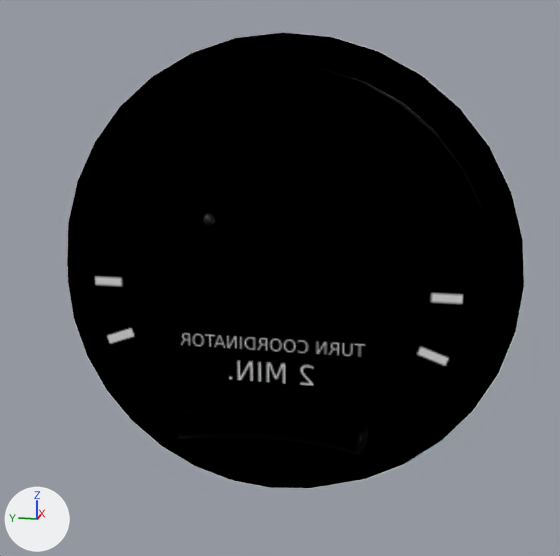
The Blender file Models/Interior/Panel/Instruments/tc/turn-coordinator.blend, before and after one commit.
Before and after are seen from a 50 mm camera at (-0.123, -0.0251, 0.0315) aimed at (-0.002, -0.001, 0.0012). The lights are fixed; the arrows at lower left show +X, +Y and +Z.

Before the edit, the objects in view are built like this:
```python
me_circle = bpy.data.meshes.new('Circle')
me_circle.from_pydata(...)  # 383 vertices, 298 faces; spans x -0.0151..0.0, y -0.04..0.04, z -0.04..0.04
me_circle.materials.append(mat_casematerial)  # black #000000
me_circle_001 = bpy.data.meshes.new('Circle.001')
me_circle_001.from_pydata(...)  # 80 vertices, 2 faces; spans x 0.0, y -0.035..0.035, z -0.035..0.035
me_circle_001.materials.append(mat_facematerial)  # picture img_turn_coordinator_face_png
ob_case = bpy.data.objects.new('Case', me_circle)
ob_case.location = (0.005, 0.0, 0.0)
ob_face = bpy.data.objects.new('Face', me_circle_001)
ob_face.location = (-0.005, 0.0, 0.0)
```
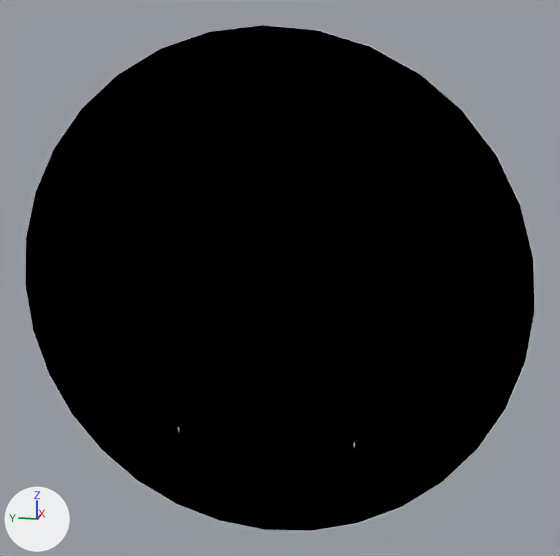
What the commit changed:
me_circle is used by ob_case; location (0.005, 0.0, 0.0).
me_circle had 383 vertices, 298 faces and spanned x -0.0151..0.0, y -0.04..0.04, z -0.04..0.04.
me_circle now has 128 vertices, 97 faces and spans x -0.015..0.0, y -0.04..0.04, z -0.04..0.04.
Part 1, on me_circle:
32 new vertices lie (-0.015, 0.0, 0.0) away from vertices in x 0.0, y -0.04..0.04, z -0.04..0.04.
33 new faces join them.
me_circle part 2: the surface is now shaded flat.

What differs and where, as boxes (x1, y1, x2, y2) in the pictures (560 x 556 px):
'Case', reshaped (12% wider, 12% taller)
    before: (67, 33, 524, 486)
    after: (25, 25, 535, 531)
part 1 of me_circle, added (black)
    after: (25, 25, 535, 531)
'Face', unchanged, covered by the edit
    before: (68, 63, 496, 488)
